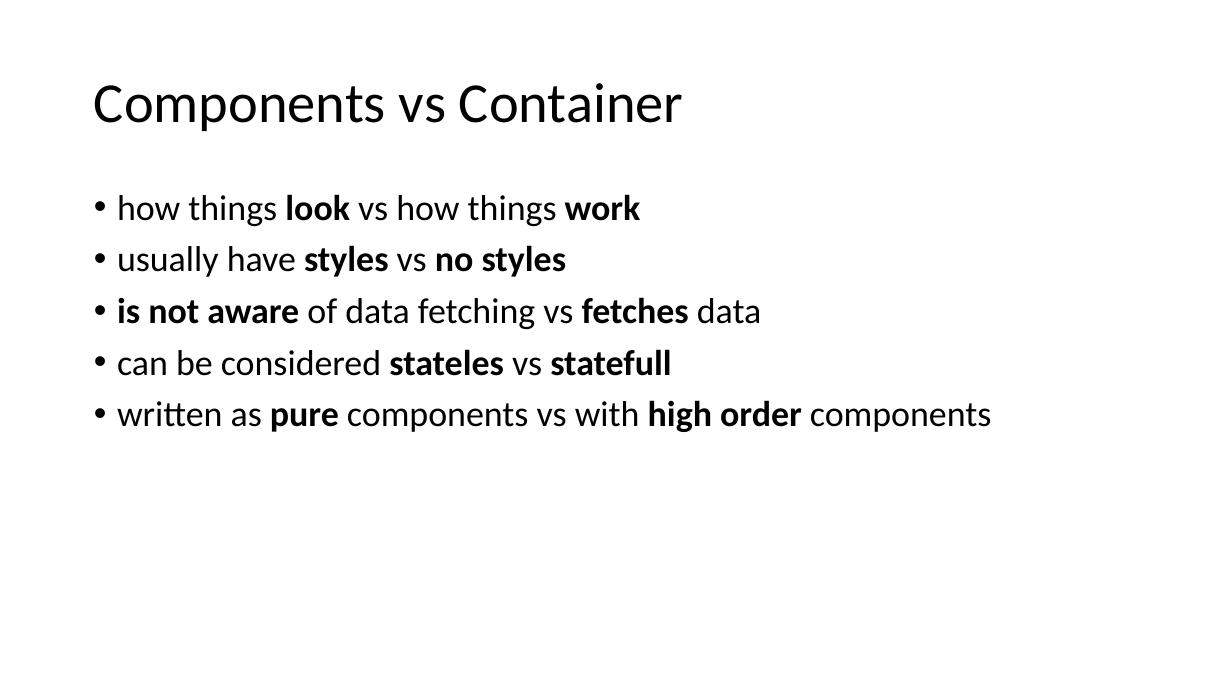
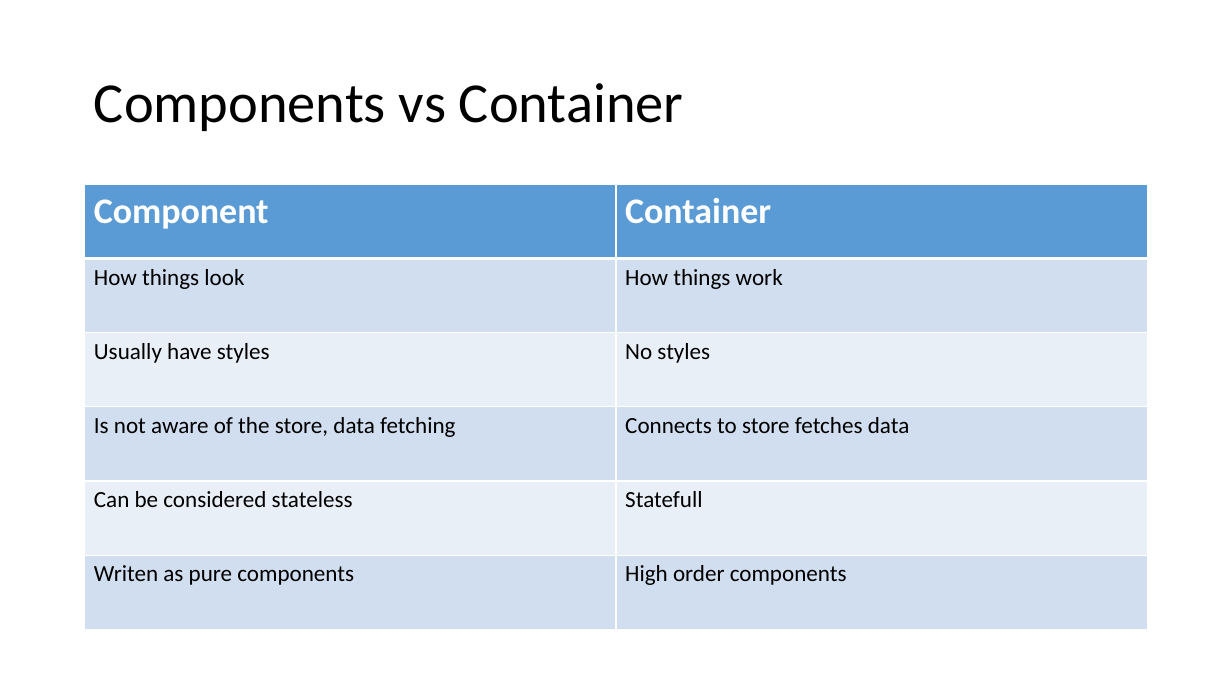
Before and after one commit to whiteb3ar/itechconfessional, a slide deck: slide 5 of reactjs workshop.pptx (slide 3 before the commit). Drawn at 1232x693 pixels with LibreOffice and Linux fonts; fonts in the diff are those of the drawing. Boxes give left, top, right and bottom in pixels: in the first picture for what was removed or moved away, otherwise in the second. Text is boxed around its words. In the diff, an @@ line names an element or a change of style, - is before the commit and + after.

```diff
--- a/reactjs workshop.pptx
+++ b/reactjs workshop.pptx
@@ table added at box(85, 185, 1148, 630), 6 rows, 2 columns @@
+Component | Container
+How things look | How things work
+Usually have styles | No styles
+Is not aware of the store, data fetching | Connects to store fetches data
+Can be considered stateless | Statefull
+Writen as pure components | High order components
@@ text removed at box(117, 194, 991, 432) @@
-• how things look vs how things work
-• usually have styles vs no styles
-• is not aware of data fetching vs fetches data
-• can be considered stateles vs statefull
-• written as pure components vs with high order components
```
Also in this commit, not shown: 2 other slides changed, 4 slides added, 2 slides removed, 29 other files.
